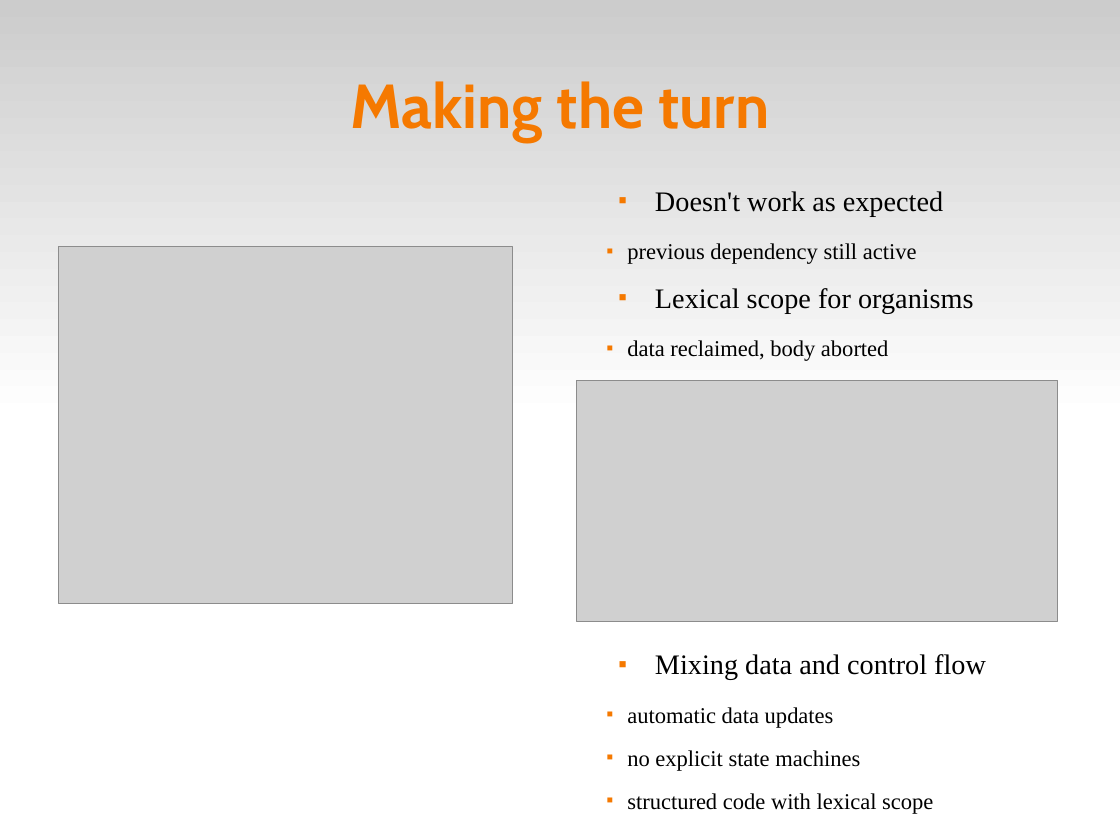
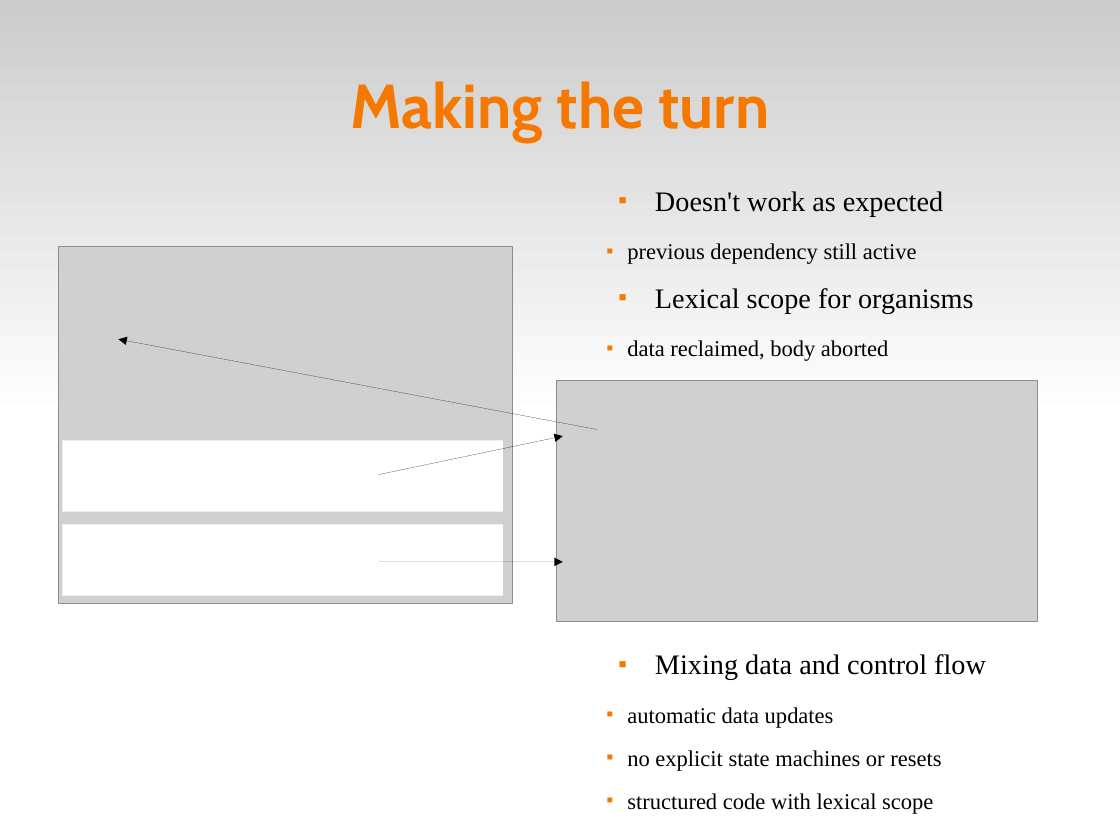
Before and after one commit to fsantanna-no/ceu-docs, a slide deck: slide 10 of ceu_curryon.odp. Drawn at 1120x840 pixels with LibreOffice and Linux fonts; fonts in the diff are those of the drawing; grey boxes stand for pictures. Boxes give left, top, right and bottom in pixels: in the first picture for what was removed or moved away, otherwise in the second. Text is boxed around its words. In the diff, an @@ line names an element or a change of style, - is before the commit and + after.

```diff
--- a/ceu_curryon.odp
+++ b/ceu_curryon.odp
@@ arrow added from (597, 430) to (119, 339), #000000 0 pt @@
@@ picture: place and size @@
-picture at box(577, 380, 1059, 621)
+picture at box(557, 380, 1039, 621)
@@ rectangle added at box(62, 440, 503, 511), fill #FFFFFF @@
@@ arrow added from (379, 475) to (563, 436), #000000 0 pt @@
@@ rectangle added at box(62, 524, 503, 596), fill #FFFFFF @@
@@ arrow added from (379, 562) to (563, 562), #000000 0 pt @@
@@ text at box(627, 750, 941, 771): text changed @@
-  ■ no explicit state machines
+  ■ no explicit state machines or resets
```
Also in this commit, not shown: 8 other slides changed.
